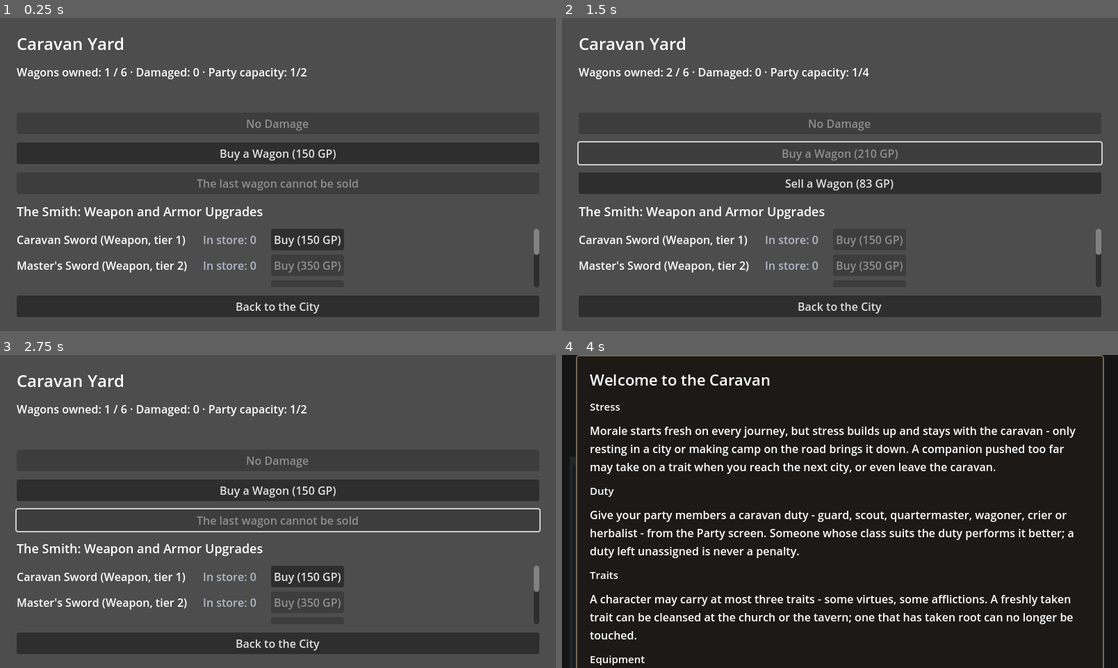
Above: before the commit, frames 1-4 (two rows, left to right).
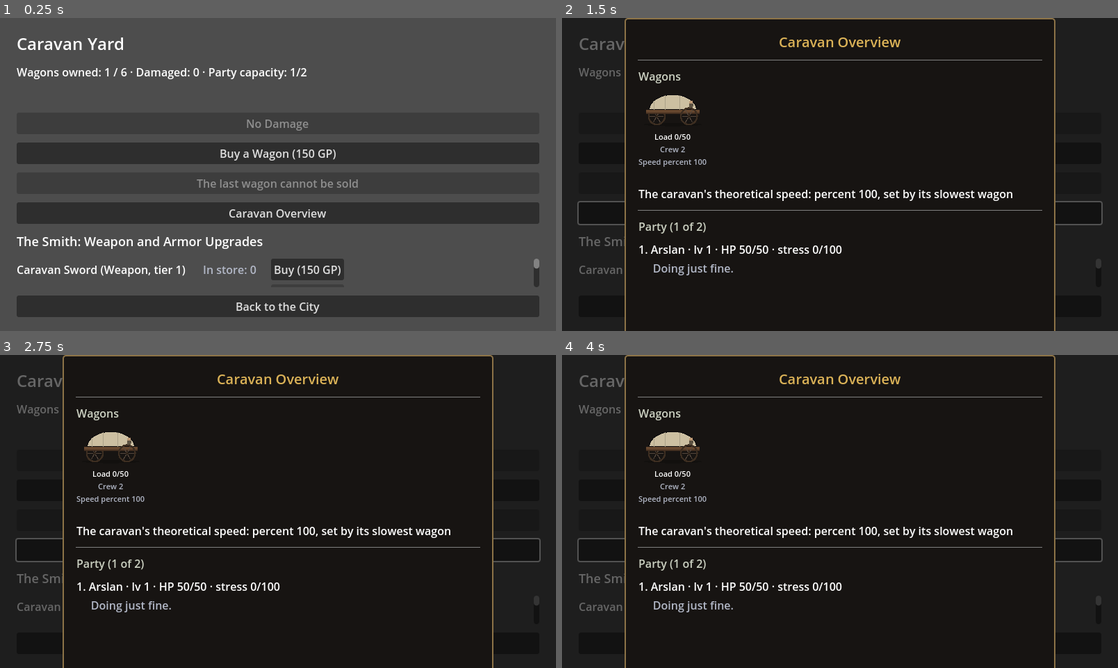
Above: after the commit, the same moments.

Repository: ulubatuhan/wayborne
Game: Godot game, scene res://scenes/game/caravan_yard.tscn
The game is run twice, just before and just after one commit, with the same random seed, the same clock (stepped at 60 frames per second) and the same inputs. This scene is started directly instead of the project's main scene.
Inputs (mouse positions are in pixels of both pictures, inside the frame that each line leads up to):
- Up to frame 1 (0.25 s): no input
- Up to frame 2 (1.5 s): click (840, 212) at 0.5 s, where only the run after the commit has a clickable "Caravan Overview"; click "Buy a Wagon (150 GP)" at 1.25 s
- Up to frame 3 (2.75 s): click (278, 520) at 2 s, where only the run before the commit has a clickable "Sell a Wagon (83 GP)"
- Up to frame 4 (4 s): click "Buy (150 GP)" at 2.75 s; click "Back to the City" at 3.5 s

The runs differ from the first frame. In frame 1, 9.4% of the frame differs, in the area x 3-97%, y 58-84%; in frame 2, 98%; in frame 3, 99%, in the area x 0-100%, y 0-100%; in frame 4, 13%.

Commit message:
Genel kervan yönetimi ekranı: CaravanOverviewPanel
Kervan Avlusu'ndan "Kervan Dökümü" ile açılan yeni bir ekran - kervan
gerçekten sembolize ediliyor: her vagon kendi simgesiyle (CaravanWagonIcon,
ArtDraw.wagon() fırçasını üçüncü bir bağlamda kullanıyor), altında o
vagonun yükü/kapasitesi, tayfa sayısı ve hesaplanan hızı. Ayrı bir satırda
kervanın teorik hızı - vagonların en düşük hız faktörü (bir kervan en
yavaş tekerleğinden hızlı gidemez).

GameSession'a iki yeni fonksiyon: get_wagon_speed_factor(index) ve
get_caravan_theoretical_speed(). Bilerek yalnızca bilgilendirici - yolun
gerçek tempusuna henüz bağlı değil, bunu wiring etmek ayrı, ölçülmesi
gereken bir denge kararı.

Kadro bölümünde herkesin can/stres durumu (moral değil - moral o seferin
ruh hali, şehirden açılan bir ekranda anlamsız bir sayı olurdu) ve
stres/candan okunan kısa bir "düşünce" satırı.

tests/test_game_session.gd'ye get_wagon_speed_factor/
get_caravan_theoretical_speed testleri eklendi. Gözle doğrulandı (ad-hoc
render, commit edilmedi): üç farklı yükteki vagon üç farklı hız yüzdesi
gösteriyor, teorik hız doğru şekilde en yavaşa eşitleniyor, yaralı bir
kadro üyesi ayırt edici renkte.

Claude-Session: https://claude.ai/code/session_01SmgLRHV2q6VtZPZSSuowT6

Diff:
--- a/data/locale/ui.csv
+++ b/data/locale/ui.csv
@@ -119,6 +119,16 @@
 "UI_YARD_SELL_PARTY_TOO_BIG","Kadro sığmaz - önce parti küçülmeli","The party would not fit - reduce it first","","","","","","","","",""
 "UI_YARD_SELL_CARGO_TOO_HEAVY","Yük sığmaz - önce mal satmalı","The cargo would not fit - sell goods first","","","","","","","","",""
 "UI_YARD_CANNOT_AFFORD_GEAR","Bu parça için yeterli kesen yok.","Your purse cannot cover this piece.","","","","","","","","",""
+"UI_CARAVAN_OVERVIEW_BUTTON","Kervan Dökümü","Caravan Overview","","","","","","","","",""
+"UI_CARAVAN_OVERVIEW_TITLE","Kervan Genel Bakış","Caravan Overview","","","","","","","","",""
+"UI_CARAVAN_OVERVIEW_SPEED","Kervanın teorik hızı: en yavaş vagona göre yüzde %d","The caravan's theoretical speed: percent %d, set by its slowest wagon","","","","","","","","",""
+"UI_CARAVAN_OVERVIEW_WAGON_WEIGHT","Yük %d/%d","Load %d/%d","","","","","","","","",""
+"UI_CARAVAN_OVERVIEW_WAGON_CREW","Tayfa %d","Crew %d","","","","","","","","",""
+"UI_CARAVAN_OVERVIEW_WAGON_SPEED","Hız yüzdesi %d","Speed percent %d","","","","","","","","",""
+"UI_CARAVAN_OVERVIEW_THOUGHT_BROKEN","Bu kervandan bezmiş görünüyor.","Seems worn out by this caravan.","","","","","","","","",""
+"UI_CARAVAN_OVERVIEW_THOUGHT_TENSE","Gergin, dikkatli olun.","Tense - handle with care.","","","","","","","","",""
+"UI_CARAVAN_OVERVIEW_THOUGHT_WOUNDED","Yaralı, dinlenmeye ihtiyacı var.","Wounded, needs rest.","","","","","","","","",""
+"UI_CARAVAN_OVERVIEW_THOUGHT_FINE","Gayet iyi durumda.","Doing just fine.","","","","","","","","",""
 "UI_YARD_CANNOT_AFFORD_REPAIR","Onarım için yeterli kesen yok.","Your purse cannot cover the repair.","","","","","","","","",""
 "UI_YARD_CANNOT_AFFORD_WAGON","Yeni vagon için yeterli kesen yok ya da limit doldu.","Your purse cannot cover a new wagon, or the limit is reached.","","","","","","","","",""
 "UI_PLANNER_NO_DESTINATION","Hedef seçilmedi. Haritadan bir hedef seçerek buraya gel.","No destination chosen. Pick one on the map and come back.","","","","","","","","",""
--- a/scripts/autoload/game_session.gd
+++ b/scripts/autoload/game_session.gd
@@ -1625,6 +1625,34 @@
 
 func get_cargo_capacity() -> float:
 	return owned_wagon_count * CARGO_PER_WAGON
+
+## Bir vagonun ne kadar dolu olduğu, yolun kendi hızına henüz hiç
+## dokunmayan (bkz. Road Movement Rules'un WALK_FORWARD_RATE'i, hâlâ tek
+## başına geçerli), yalnızca bu ekranda gösterilen **bilgilendirici** bir
+## oran. Kervanın gerçek yürüyüş hızını bugün etkilemiyor - bunu asıl
+## tempoya bağlamak Provision Rules'un "correct stocking never starves"
+## sözünü etkileyen, kendi başına ölçülmesi gereken ayrı bir denge kararı
+## (bkz. Ruin Rules'un "measure before wiring into balance" disiplini).
+const WAGON_LOAD_SPEED_PENALTY: float = 0.35
+const WAGON_MIN_SPEED_FACTOR: float = 0.55
+
+func get_wagon_speed_factor(wagon_index: int) -> float:
+	if wagon_index < 0 or wagon_index >= wagon_inventories.size():
+		return 1.0
+	var wagon_inventory := wagon_inventories[wagon_index]
+	var load_ratio := clampf(wagon_inventory.get_total_weight() / CARGO_PER_WAGON, 0.0, 1.0)
+	return clampf(1.0 - WAGON_LOAD_SPEED_PENALTY * load_ratio, WAGON_MIN_SPEED_FACTOR, 1.0)
+
+## Bir kervan en yavaş tekerleğinden hızlı gidemez - kervanın "teorik
+## hızı" vagonların en düşük yük faktörü. Vagon yoksa (kuramsal, oyun
+## her zaman en az bir vagonla başlar) tam hız varsayılır.
+func get_caravan_theoretical_speed() -> float:
+	if wagon_inventories.is_empty():
+		return 1.0
+	var slowest := 1.0
+	for index in wagon_inventories.size():
+		slowest = minf(slowest, get_wagon_speed_factor(index))
+	return slowest
 
 func get_cargo_weight() -> float:
 	var total := 0.0
--- /dev/null
+++ b/scripts/ui/caravan_overview_panel.gd
@@ -0,0 +1,222 @@
+class_name CaravanOverviewPanel
+extends CanvasLayer
+
+## Kervan yönetimi için genel bir döküm - kervan burada sembolize
+## edilir (her vagon kendi simgesiyle, `CaravanWagonIcon`), altında o
+## vagonun yükü/tayfası/hesaplanan hızı; en sağda kervanın **teorik
+## hızı** - en yavaş vagonun hızı (bir kervan en yavaş tekerleğinden
+## hızlı gidemez, bkz. `GameSession.get_caravan_theoretical_speed()`).
+## Altında kadronun tamamı: can, stres ve kervan hakkındaki kısa bir
+## "düşünce" satırı - hepsi zaten var olan sayılardan okunuyor, yeni bir
+## stat icat edilmiyor (bkz. Stress Rules'un stresin kalıcı, moralin
+## sefere özgü olduğu ayrımı - bu ekran şehirden de açıldığı için yalnızca
+## kalıcı olan stres gösteriliyor, moral değil).
+##
+## `CaravanStatusPanel`'in yol ekranındaki salt-okunur dökümüyle akraba
+## ama onun yerine geçmiyor: o bir Tab paneli, bu Kervan Avlusu'ndan
+## açılan ayrı bir ekran/mekanik - `MealDistributionPanel`/`WagonPanel`'in
+## sahnesiz `CanvasLayer` deseni.
+
+signal closed
+
+const BACKDROP_COLOR: Color = Color(0.0, 0.0, 0.0, 0.6)
+const PANEL_BACKGROUND: Color = Color(0.09, 0.08, 0.07)
+const PANEL_BORDER: Color = Color(0.55, 0.45, 0.28)
+const PANEL_WIDTH: float = 620.0
+const WAGON_ICON_SIZE: Vector2 = Vector2(64.0, 56.0)
+const SECTION_COLOR: Color = Color(0.80, 0.82, 0.76)
+const HINT_COLOR: Color = Color(0.70, 0.72, 0.78)
+const HURT_COLOR: Color = Color(0.90, 0.55, 0.45)
+const URGENT_COLOR: Color = Color(0.90, 0.45, 0.35)
+
+## `CaravanStatusPanel`'inkiyle aynı eşik - kim kırılmaya yakın sorusunun
+## cevabı burada da kişinin kendi direncine göre okunuyor.
+const STRESS_WARNING_RATIO: float = 0.75
+
+var _session: GameSession
+var _wagon_row: HBoxContainer
+var _speed_label: Label
+var _party_body: VBoxContainer
+
+func setup(session: GameSession) -> void:
+	_session = session
+	layer = 65
+
+	var root := Control.new()
+	root.set_anchors_preset(Control.PRESET_FULL_RECT)
+	root.mouse_filter = Control.MOUSE_FILTER_STOP
+	add_child(root)
+
+	var backdrop := ColorRect.new()
+	backdrop.color = BACKDROP_COLOR
+	backdrop.set_anchors_preset(Control.PRESET_FULL_RECT)
+	root.add_child(backdrop)
+
+	var center := CenterContainer.new()
+	center.set_anchors_preset(Control.PRESET_FULL_RECT)
+	center.mouse_filter = Control.MOUSE_FILTER_IGNORE
+	root.add_child(center)
+
+	var panel := PanelContainer.new()
+	panel.custom_minimum_size = Vector2(PANEL_WIDTH, 0.0)
+	var style := StyleBoxFlat.new()
+	style.bg_color = PANEL_BACKGROUND
+	style.border_color = PANEL_BORDER
+	style.set_border_width_all(2)
+	style.set_corner_radius_all(4)
+	style.set_content_margin_all(20)
+	panel.add_theme_stylebox_override("panel", style)
+	center.add_child(panel)
+
+	var vbox := VBoxContainer.new()
+	vbox.add_theme_constant_override("separation", 10)
+	panel.add_child(vbox)
+
+	var title := Label.new()
+	title.text = tr("UI_CARAVAN_OVERVIEW_TITLE")
+	title.horizontal_alignment = HORIZONTAL_ALIGNMENT_CENTER
+	title.add_theme_font_size_override("font_size", 20)
+	title.modulate = ArtPalette.GOLD
+	vbox.add_child(title)
+
+	vbox.add_child(HSeparator.new())
+
+	var wagons_title := Label.new()
+	wagons_title.text = tr("UI_STATUS_WAGONS")
+	wagons_title.modulate = SECTION_COLOR
+	vbox.add_child(wagons_title)
+
+	var wagon_scroll := ScrollContainer.new()
+	wagon_scroll.vertical_scroll_mode = ScrollContainer.SCROLL_MODE_DISABLED
+	wagon_scroll.custom_minimum_size = Vector2(0.0, WAGON_ICON_SIZE.y + 70.0)
+	vbox.add_child(wagon_scroll)
+
+	_wagon_row = HBoxContainer.new()
+	_wagon_row.add_theme_constant_override("separation", 14)
+	wagon_scroll.add_child(_wagon_row)
+
+	_speed_label = Label.new()
+	_speed_label.autowrap_mode = TextServer.AUTOWRAP_WORD
+	vbox.add_child(_speed_label)
+
+	vbox.add_child(HSeparator.new())
+
+	var party_title := Label.new()
+	party_title.modulate = SECTION_COLOR
+	party_title.text = tr("UI_STATUS_PARTY") % [session.get_party().size(), session.get_party_capacity()]
+	vbox.add_child(party_title)
+
+	var party_scroll := ScrollContainer.new()
+	party_scroll.horizontal_scroll_mode = ScrollContainer.SCROLL_MODE_DISABLED
+	party_scroll.custom_minimum_size = Vector2(0.0, 180.0)
+	vbox.add_child(party_scroll)
+
+	_party_body = VBoxContainer.new()
+	_party_body.size_flags_horizontal = Control.SIZE_EXPAND_FILL
+	_party_body.add_theme_constant_override("separation", 4)
+	party_scroll.add_child(_party_body)
+
+	vbox.add_child(HSeparator.new())
+
+	var close_button := Button.new()
+	close_button.text = tr("UI_CRAFT_CLOSE")
+	close_button.pressed.connect(_on_close_pressed)
+	vbox.add_child(close_button)
+
+	_refresh()
+
+func _refresh() -> void:
+	_refresh_wagons()
+	_refresh_party()
+
+func _refresh_wagons() -> void:
+	for child in _wagon_row.get_children():
+		_wagon_row.remove_child(child)
+		child.queue_free()
+
+	for index in _session.wagon_inventories.size():
+		_wagon_row.add_child(_build_wagon_column(index))
+
+	var speed_percent := int(round(_session.get_caravan_theoretical_speed() * 100.0))
+	_speed_label.text = tr("UI_CARAVAN_OVERVIEW_SPEED") % speed_percent
+
+func _build_wagon_column(wagon_index: int) -> VBoxContainer:
+	var column := VBoxContainer.new()
+	column.custom_minimum_size = Vector2(WAGON_ICON_SIZE.x + 16.0, 0.0)
+	column.add_theme_constant_override("separation", 2)
+
+	var icon := CaravanWagonIcon.new()
+	icon.custom_minimum_size = WAGON_ICON_SIZE
+	var wagon_inventory := _session.wagon_inventories[wagon_index]
+	var weight := wagon_inventory.get_total_weight()
+	var capacity := GameSession.CARGO_PER_WAGON
+	icon.setup(weight / maxf(1.0, capacity))
+	column.add_child(icon)
+
+	var weight_label := Label.new()
+	weight_label.horizontal_alignment = HORIZONTAL_ALIGNMENT_CENTER
+	weight_label.add_theme_font_size_override("font_size", 11)
+	weight_label.text = tr("UI_CARAVAN_OVERVIEW_WAGON_WEIGHT") % [int(weight), int(capacity)]
+	column.add_child(weight_label)
+
+	var crew_label := Label.new()
+	crew_label.horizontal_alignment = HORIZONTAL_ALIGNMENT_CENTER
+	crew_label.add_theme_font_size_override("font_size", 11)
+	crew_label.modulate = HINT_COLOR
+	crew_label.text = tr("UI_CARAVAN_OVERVIEW_WAGON_CREW") % GameSession.PEOPLE_PER_WAGON
+	column.add_child(crew_label)
+
+	var speed_label := Label.new()
+	speed_label.horizontal_alignment = HORIZONTAL_ALIGNMENT_CENTER
+	speed_label.add_theme_font_size_override("font_size", 11)
+	speed_label.modulate = HINT_COLOR
+	var speed_percent := int(round(_session.get_wagon_speed_factor(wagon_index) * 100.0))
+	speed_label.text = tr("UI_CARAVAN_OVERVIEW_WAGON_SPEED") % speed_percent
+	column.add_child(speed_label)
+
+	return column
+
+func _refresh_party() -> void:
+	for child in _party_body.get_children():
+		_party_body.remove_child(child)
+		child.queue_free()
+
+	var party := _session.get_party()
+	for index in party.size():
+		var character: CharacterData = party[index]
+		var row := Label.new()
+		row.autowrap_mode = TextServer.AUTOWRAP_WORD
+		row.text = tr("UI_STATUS_MEMBER") % [
+			index + 1, character.character_name, character.level,
+			character.current_hp, character.get_max_hp(),
+			character.stress, CharacterData.MAX_STRESS,
+		]
+		if character.is_stressed():
+			row.modulate = URGENT_COLOR
+		elif float(character.stress) >= float(character.get_stress_resistance()) * STRESS_WARNING_RATIO:
+			row.modulate = HURT_COLOR
+		elif character.current_hp < character.get_max_hp():
+			row.modulate = HURT_COLOR
+		_party_body.add_child(row)
+
+		var thought := Label.new()
+		thought.text = "     %s" % _thought_for(character)
+		thought.modulate = HINT_COLOR
+		thought.autowrap_mode = TextServer.AUTOWRAP_WORD
+		_party_body.add_child(thought)
+
+## Kervan hakkında kısa bir düşünce - yeni bir stat değil, var olan
+## stres/can okunarak seçilen bir satır (bkz. Faz 13 PR-D'nin kısa savaş
+## yorumları, aynı "metin, yeni sistem değil" disiplini).
+func _thought_for(character: CharacterData) -> String:
+	if character.is_stressed():
+		return tr("UI_CARAVAN_OVERVIEW_THOUGHT_BROKEN")
+	if float(character.stress) >= float(character.get_stress_resistance()) * STRESS_WARNING_RATIO:
+		return tr("UI_CARAVAN_OVERVIEW_THOUGHT_TENSE")
+	if character.current_hp < character.get_max_hp() / 2:
+		return tr("UI_CARAVAN_OVERVIEW_THOUGHT_WOUNDED")
+	return tr("UI_CARAVAN_OVERVIEW_THOUGHT_FINE")
+
+func _on_close_pressed() -> void:
+	closed.emit()
+	queue_free()
--- /dev/null
+++ b/scripts/ui/caravan_wagon_icon.gd
@@ -0,0 +1,25 @@
+class_name CaravanWagonIcon
+extends Control
+
+## Tek bir vagonun küçük simgesi - `CaravanOverviewPanel`'in "kervanı
+## sembolize eden" satırı bunlardan oluşuyor. Yeni bir çizim icat etmiyor:
+## `ArtDraw.wagon()` yolun ve dünyanın zaten paylaştığı fırça (bkz. Art
+## Rules'un "a shape drawn in two places is two different shapes" maddesi) -
+## burası üçüncü, statik bir bağlam.
+
+var _load_ratio: float = 0.0
+
+func setup(load_ratio: float) -> void:
+	_load_ratio = clampf(load_ratio, 0.0, 1.0)
+	queue_redraw()
+
+func _draw() -> void:
+	if size.y <= 0.0:
+		return
+	var w := size.x * 0.78
+	var h := size.y * 0.62
+	var base := Vector2(size.x * 0.5, size.y * 0.86)
+	# Yük oranı yükseldikçe tente rengi koyulaşır - "ne kadar dolu"
+	# bir bakışta okunsun diye, sayıyı okumadan önce.
+	var tint := Color.WHITE.lerp(Color(0.75, 0.62, 0.45), _load_ratio * 0.6)
+	ArtDraw.wagon(self, base, w, h, 0.0, tint, _load_ratio > 0.05)
--- a/scripts/ui/caravan_yard.gd
+++ b/scripts/ui/caravan_yard.gd
@@ -13,6 +13,7 @@
 
 var _session: GameSession
 var _equipment_rows: Array[Dictionary] = []
+var _overview_panel: CaravanOverviewPanel = null
 
 @onready var _status_label: Label = $MarginContainer/VBoxContainer/StatusLabel
 @onready var _message_label: Label = $MarginContainer/VBoxContainer/MessageLabel
@@ -33,6 +34,7 @@
 	_repair_button.pressed.connect(_on_repair_pressed)
 	_buy_wagon_button.pressed.connect(_on_buy_wagon_pressed)
 	_build_sell_wagon_button()
+	_build_overview_button()
 	_back_button.text = Nav.back_label()
 	_back_button.pressed.connect(_on_back_pressed)
 	_build_equipment_shop()
@@ -46,6 +48,29 @@
 	var container := _buy_wagon_button.get_parent()
 	container.add_child(_sell_wagon_button)
 	container.move_child(_sell_wagon_button, _buy_wagon_button.get_index() + 1)
+
+## Kervanın genel dökümü - vagon sembolleri, yükleri, hesaplanan hızları
+## ve kadronun stres/can durumu (bkz. `CaravanOverviewPanel`). Satış
+## tuşunun deseniyle aynı: kod içinde eklenen bir sıra düğmesi, .tscn'e
+## hiç dokunmuyor.
+func _build_overview_button() -> void:
+	var button := Button.new()
+	button.text = tr("UI_CARAVAN_OVERVIEW_BUTTON")
+	button.pressed.connect(_on_overview_pressed)
+	var container := _sell_wagon_button.get_parent()
+	container.add_child(button)
+	container.move_child(button, _sell_wagon_button.get_index() + 1)
+
+func _on_overview_pressed() -> void:
+	if _overview_panel != null:
+		return
+	_overview_panel = CaravanOverviewPanel.new()
+	add_child(_overview_panel)
+	_overview_panel.closed.connect(_on_overview_closed)
+	_overview_panel.setup(_session)
+
+func _on_overview_closed() -> void:
+	_overview_panel = null
 
 ## Silah/Zırh yalnızca burada satılır (price > 0) - Yüzük/Kolye pazarda
 ## yer almaz, yolda EventEffect.Type.GRANT_EQUIPMENT ile bulunur.
--- a/tests/test_game_session.gd
+++ b/tests/test_game_session.gd
@@ -19,6 +19,7 @@
 	_test_change_provisions_reports_truth(t)
 	_test_fixed_playthrough_start(t)
 	_test_weight_limit_binds(t)
+	_test_wagon_speed_factor(t)
 
 ## change_provisions her iki yönde de gerçekten değişen miktarı dönmeli.
 ## Ekleme tarafı eskiden add_item'ın dönüşünü yok sayıyordu: envanter
@@ -362,3 +363,32 @@
 	var rich := GameSession.new(0, 0, 1)
 	rich.wallet.earn(100000)
 	t.not_ok(rich.is_run_over(), "zenginlik oyunu bitirmez")
+
+## Bir vagon en yavaş tekerleğinden hızlı gidemez: kervanın "teorik hızı"
+## vagonların en düşük yük faktörü. Bugün yalnızca bilgilendirici (bkz.
+## GameSession.WAGON_LOAD_SPEED_PENALTY'nin yanındaki not) - yolun gerçek
+## tempusuna henüz bağlı değil, o ayrı bir denge kararı.
+func _test_wagon_speed_factor(t) -> void:
+	var session := GameSession.new(1000, 0, 2)
+	t.almost(
+		session.get_wagon_speed_factor(0), 1.0, "boş bir vagon tam hızda"
+	)
+	t.almost(
+		session.get_caravan_theoretical_speed(), 1.0, "iki vagon da boşken kervan tam hızda"
+	)
+
+	# Vagon aşırı yüklenemez (bkz. Inventory.add_item'ın kendi kapasite
+	# kısıtı) - tavana yakın, sığan en fazla miktarı ekliyoruz.
+	var cloth := ItemCatalog.get_item("test_cloth")
+	var near_full := session.wagon_inventories[0].get_addable_quantity(cloth)
+	t.ok(session.wagon_inventories[0].add_item(cloth, near_full), "tavana yakın miktar sığar")
+	var loaded_factor := session.get_wagon_speed_factor(0)
+	t.ok(loaded_factor < 1.0, "dolu bir vagon tam hızdan yavaş")
+	t.ge(loaded_factor, GameSession.WAGON_MIN_SPEED_FACTOR, "hiçbir vagon taban hızın altına inmez")
+	t.almost(
+		session.get_wagon_speed_factor(1), 1.0, "ikinci vagon hâlâ boş, hâlâ tam hızda"
+	)
+	t.almost(
+		session.get_caravan_theoretical_speed(), loaded_factor,
+		"kervanın teorik hızı en yavaş (en yüklü) vagona eşit"
+	)
Not shown, changed: CLAUDE.md
